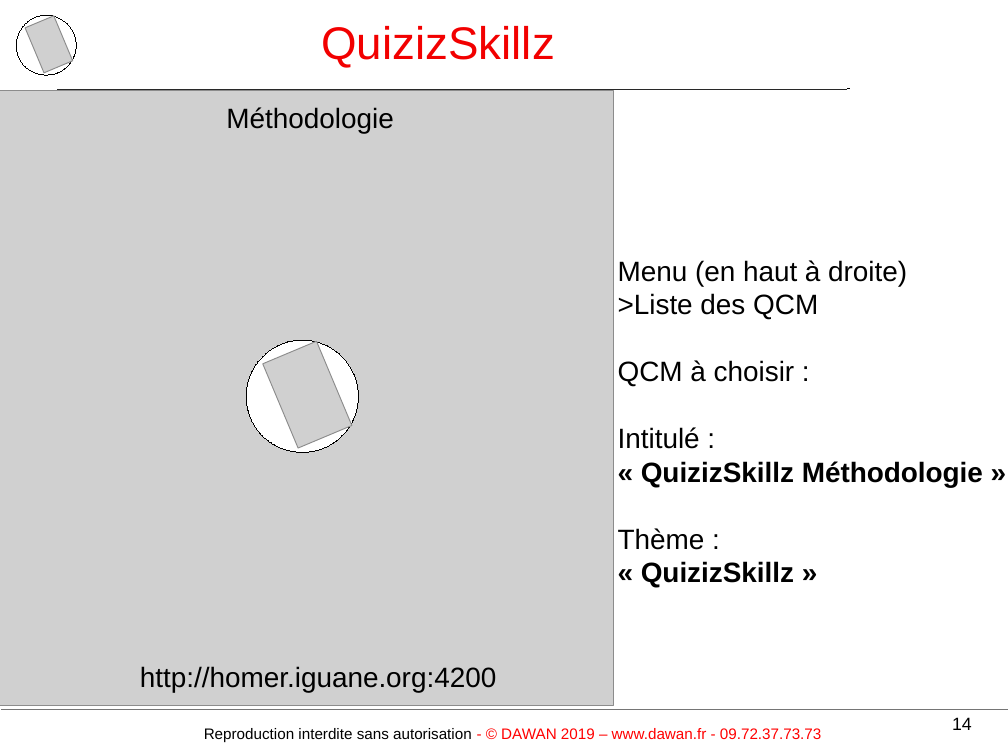
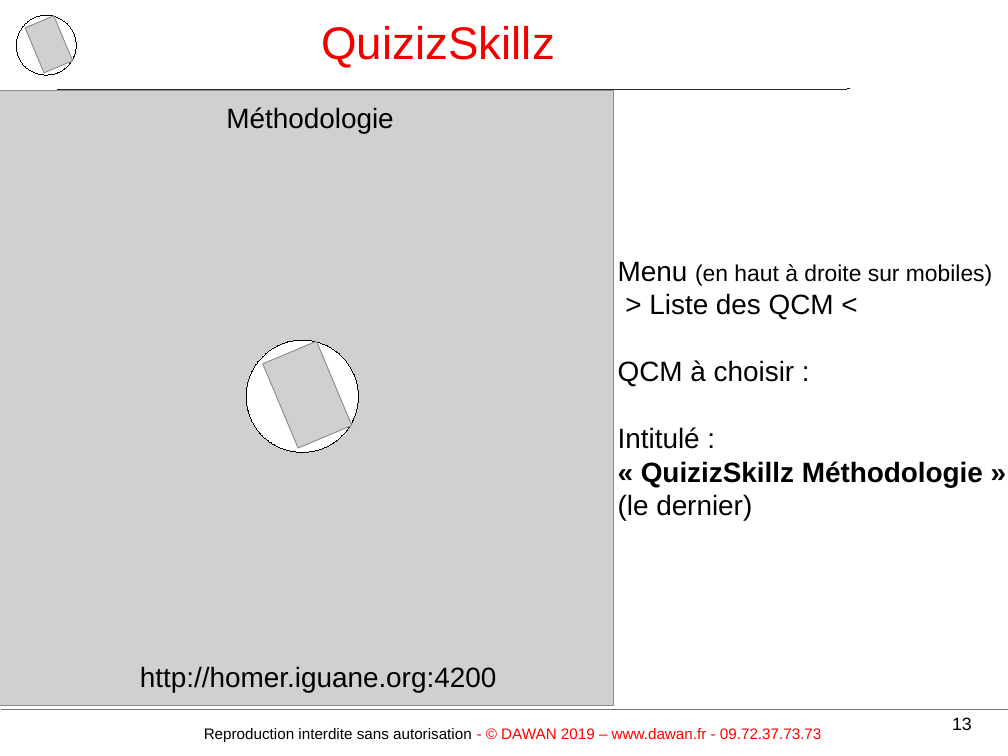
Before and after one commit to TeamLBnantes/QCM, a slide deck: slide 13 of 02Organisation/presentation de Mai/QuizIzSkillzAvecQCM.odp (slide 14 before the commit). Drawn at 1008x756 pixels with LibreOffice and Linux fonts; fonts in the diff are those of the drawing; grey boxes stand for pictures; background and template pictures are left out. Boxes give left, top, right and bottom in pixels: in the first picture for what was removed or moved away, otherwise in the second. Text is boxed around its words. In the diff, an @@ line names an element or a change of style, - is before the commit and + after.

```diff
--- a/02Organisation/presentation de Mai/QuizIzSkillzAvecQCM.odp
+++ b/02Organisation/presentation de Mai/QuizIzSkillzAvecQCM.odp
@@ text at <box>618,261,992,319</box>: text changed; size 22 to 18 pt @@
-Menu (en haut à droite)
->Liste des QCM
+Menu (en haut à droite sur mobiles)
+> Liste des QCM <
@@ text at <box>618,494,752,520</box>: text changed; bold off @@
-Thème :
-« QuizizSkillz »
+(le dernier)
@@ page number at <box>952,717,972,730</box>: text changed @@
-14
+13
```
Also in this commit, not shown: 8 other slides changed, 3 slides added, 7 slides removed, 13 other files.
